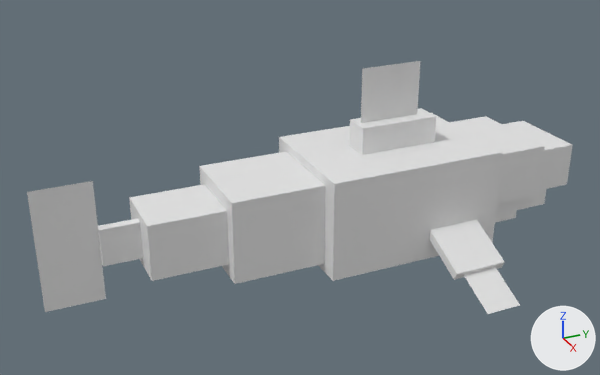
The FBX model Assets/Features/Entities/Characters/Shark/Shark.fbx, before and after one commit.
Before and after are seen from a camera (50 mm lens) standing at (4.59, -2.73, 2.78) and looking at (-0.02, -0.65, 0.48). Every picture has the same lights, and +X, +Y and +Z are marked at lower right. The picture after the commit comes second. Where no turn or scale is listed for an object, it has been applied to the vertices.

Objects in the first picture: 'body_1', 'caudal_fin2', 'caudal_fin_1', 'dorsal_fin2', 'dorsal_fin_1', 'head2', 'head_1', 'pectoral_fin_left2', 'pectoral_fin_left_1', 'tail2_1', 'tail_1' and 2 more.
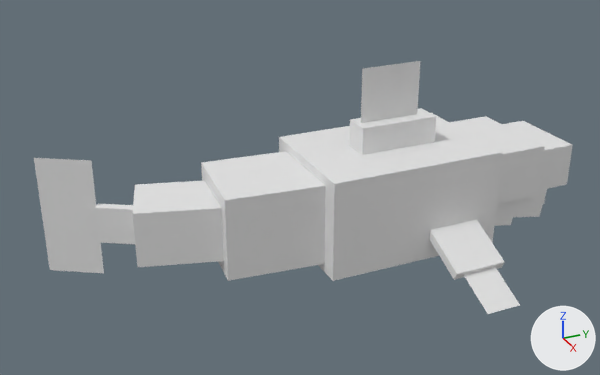
ob_caudal_fin is not drawn itself; it is the parent of ob_caudal_fin2, ob_caudal_fin_1.
ob_tail2 is not drawn itself; it is the parent of ob_caudal_fin, ob_tail2_1.
ob_tail is not drawn itself; it is the parent of ob_tail2, ob_tail_1.
ob_jaw is not drawn itself; it is the parent of ob_jaw2, ob_jaw_1, ob_teeth_bottom.

Pixel boxes (x1, y1, x2, y2) of what changed, in the pictures (600 x 375 px):
'tail_1', turned
    before: (199, 152, 326, 284)
    after: (201, 151, 326, 281)
'caudal_fin2', turned
    before: (27, 181, 106, 312)
    after: (34, 158, 104, 273)
'tail2_1', turned
    before: (129, 184, 229, 281)
    after: (133, 180, 224, 267)
'caudal_fin_1', turned
    before: (98, 218, 143, 266)
    after: (95, 203, 135, 244)
'jaw2', turned
    before: (517, 189, 546, 210)
    after: (513, 201, 544, 217)
'jaw_1', turned
    before: (495, 199, 518, 223)
    after: (494, 202, 517, 226)
'teeth_bottom2', turned (not visible before)
    after: (508, 189, 547, 202)

Patch to the scene script:
```diff
--- a/Assets/Features/Entities/Characters/Shark/Shark.fbx.py
+++ b/Assets/Features/Entities/Characters/Shark/Shark.fbx.py
@@ ob_caudal_fin @@
 ob_caudal_fin.location = (0.0, 0.0, 50.0)
+ob_caudal_fin.rotation_euler = (0.0, -0.262, 0.0)  # degrees (0, -15, 0)
@@ ob_jaw @@
 ob_jaw.location = (0.0, -9.375, 0.0)
+ob_jaw.rotation_euler = (-0.175, 0.0, 0.0)  # degrees (-10, 0, 0)
@@ ob_tail2 @@
 ob_tail2.location = (0.0, 0.0, 62.5)
+ob_tail2.rotation_euler = (0.0, -0.189, 0.0)  # degrees (0, -11, 0)
@@ ob_tail @@
 ob_tail.location = (0.0, -6.25, 65.62)
+ob_tail.rotation_euler = (0.0, -0.0873, 0.0)  # degrees (0, -5, 0)
```
